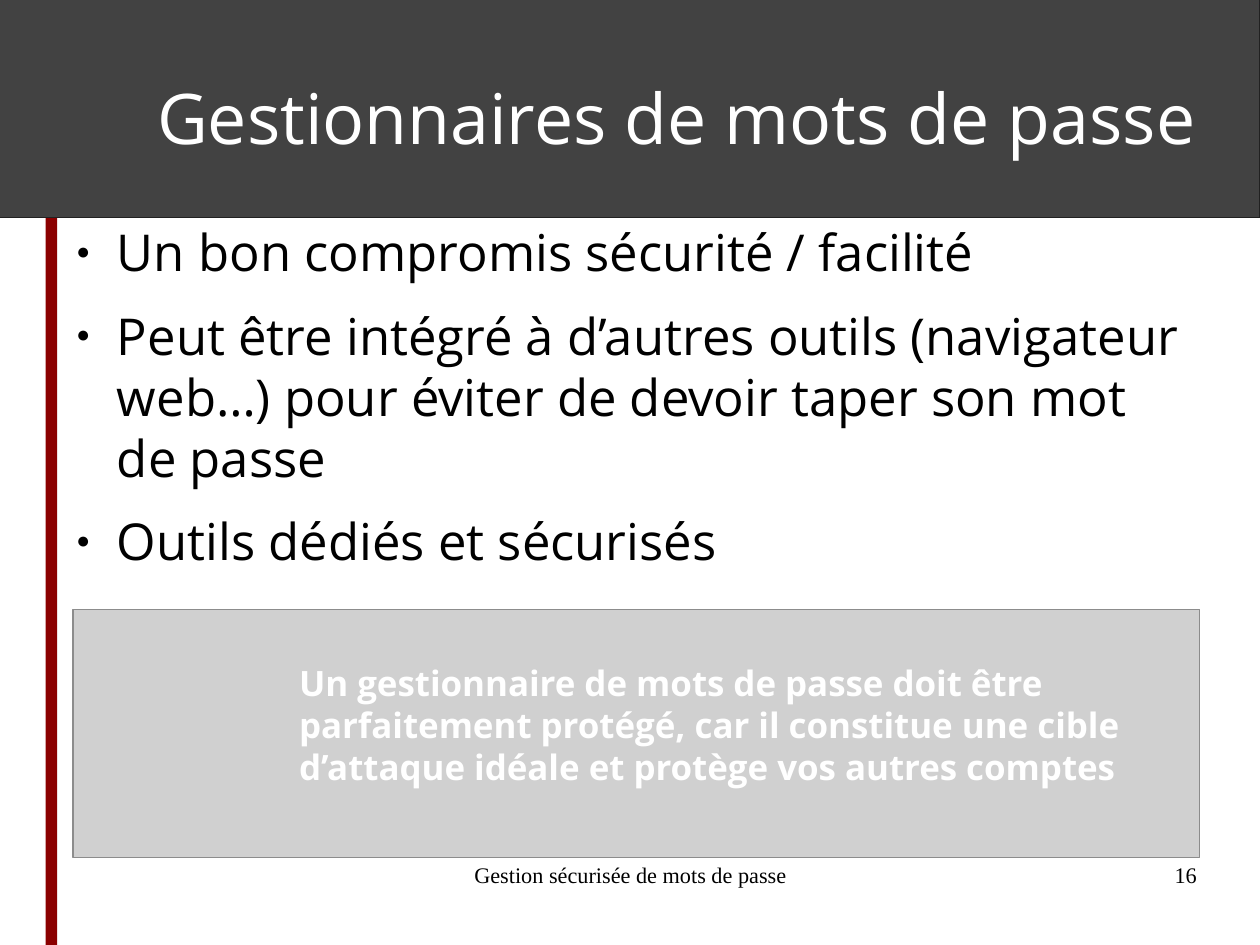
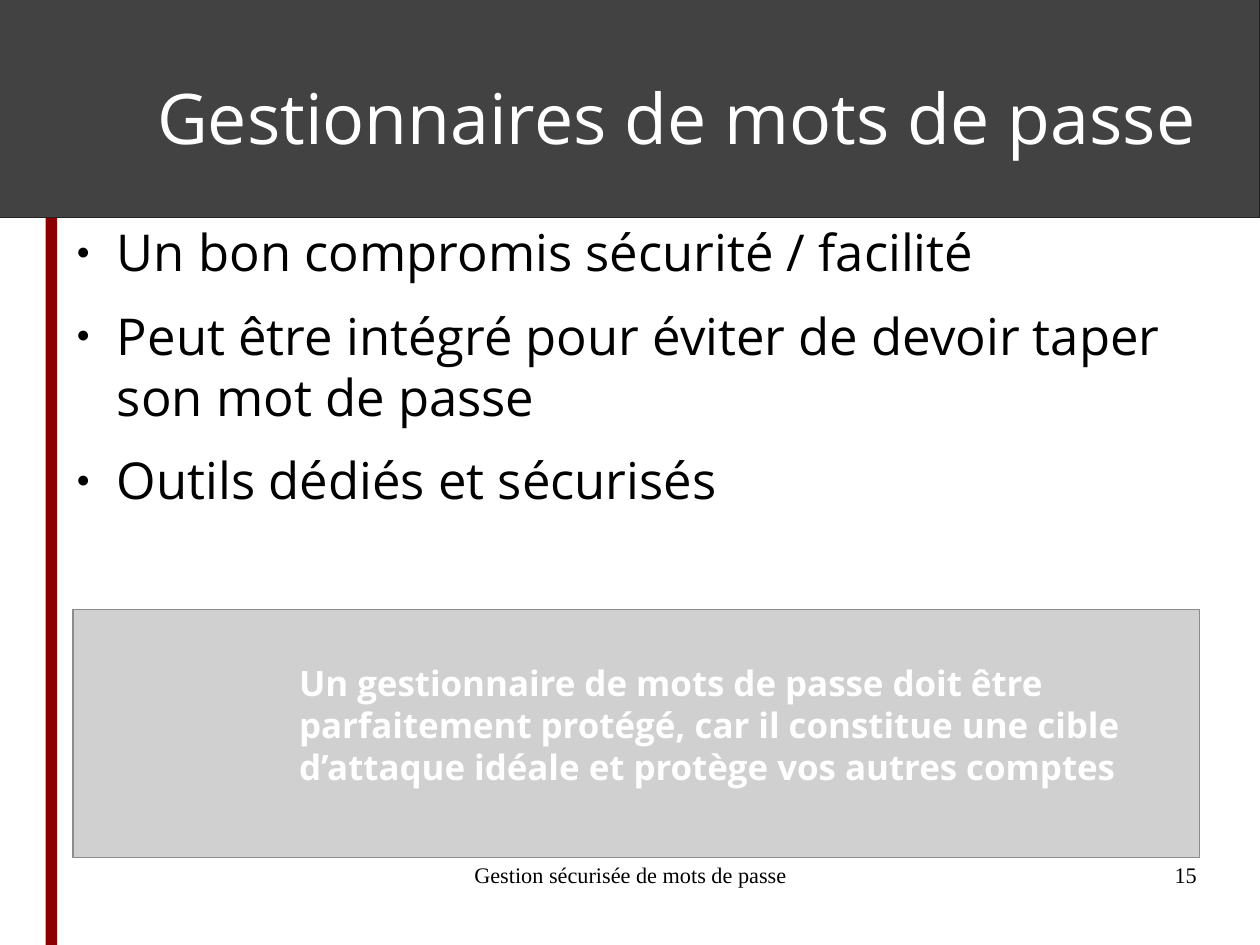
Before and after one commit to ftassy/Voyages-en-Cyberie, a slide deck: slide 15 of module_mots_de_passe/Gestion_securisee_de_mots_de_passe.odp (slide 16 before the commit). Drawn at 1260x945 pixels with LibreOffice and Linux fonts; fonts in the diff are those of the drawing; grey boxes stand for pictures. Boxes give left, top, right and bottom in pixels: in the first picture for what was removed or moved away, otherwise in the second. Text is boxed around its words. In the diff, an @@ line names an element or a change of style, - is before the commit and + after.

```diff
--- a/module_mots_de_passe/Gestion_securisee_de_mots_de_passe.odp
+++ b/module_mots_de_passe/Gestion_securisee_de_mots_de_passe.odp
@@ text at (x1=117, y1=316, x2=1159, y2=429): text changed @@
-● Peut être intégré à d’autres outils (navigateur web…) pour éviter de devoir taper son mot de passe
+● Peut être intégré pour éviter de devoir taper son mot de passe
@@ page number at (x1=1175, y1=868, x2=1197, y2=884): text changed @@
-16
+15
```
Also in this commit, not shown: 3 other slides changed, 1 slide removed, 5 other files.
